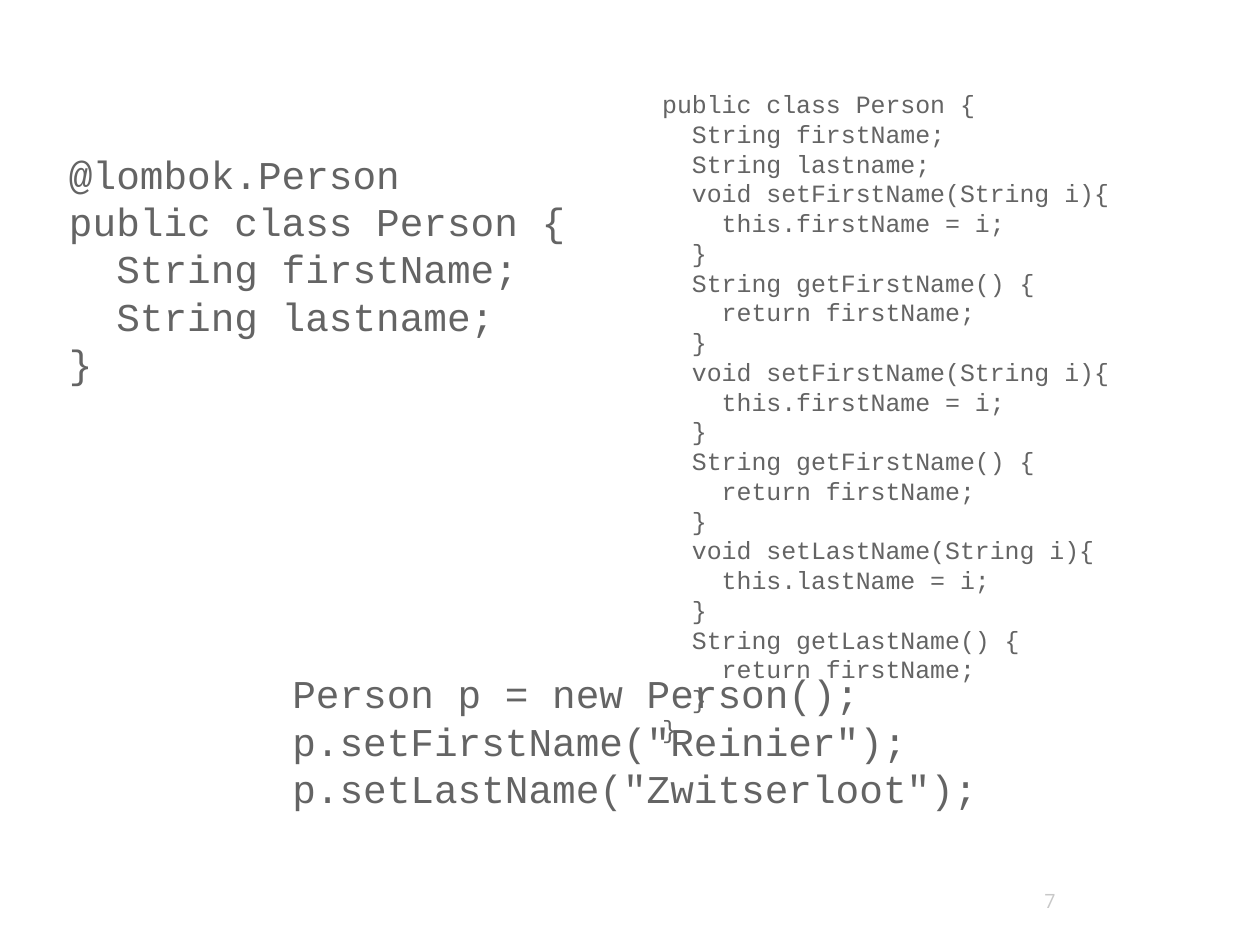
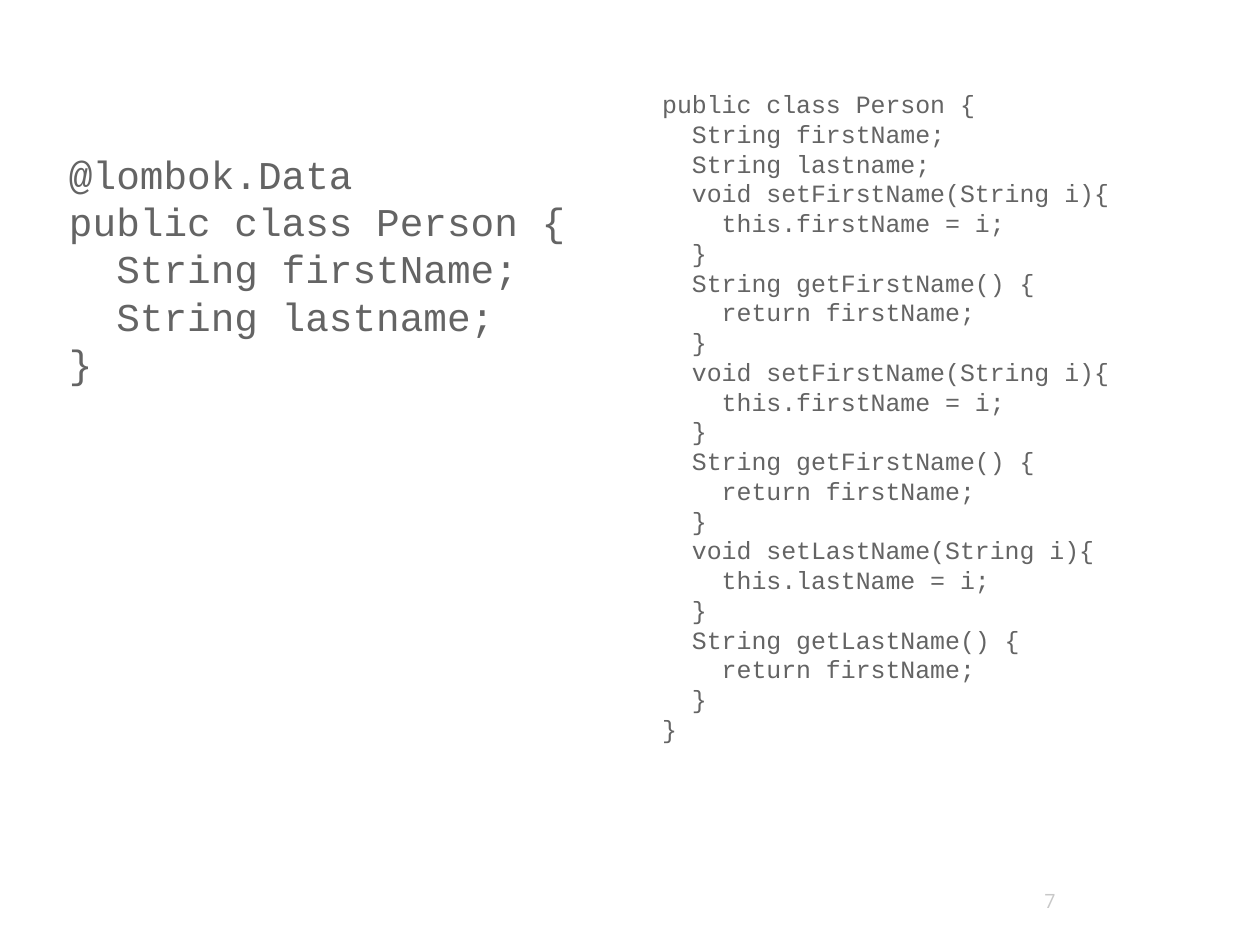
Before and after one commit to HamletDRC/presentations, a slide deck: slide 7 of asttransformations/asttransforms_devoxx.odp. Drawn at 1260x945 pixels with LibreOffice and Linux fonts; fonts in the diff are those of the drawing; background and template pictures are left out. Boxes give left, top, right and bottom in pixels: in the first picture for what was removed or moved away, otherwise in the second. Text is boxed around its words. In the diff, an @@ line names an element or a change of style, - is before the commit and + after.

```diff
--- a/asttransformations/asttransforms_devoxx.odp
+++ b/asttransformations/asttransforms_devoxx.odp
@@ text at (69,161,518,339): text changed @@
-@lombok.Person
-public class Person {
-String firstName;
-String lastname;
-}
+@lombok.Data
+public class Person {
+String firstName;
+String lastname;
+}
@@ text removed at (292,682,977,811) @@
-Person p = new Person();
-p.setFirstName("Reinier");
-p.setLastName("Zwitserloot");
```
Also in this commit, not shown: 5 other slides changed, 1 slide added, 3 slides removed, 4 other files.
